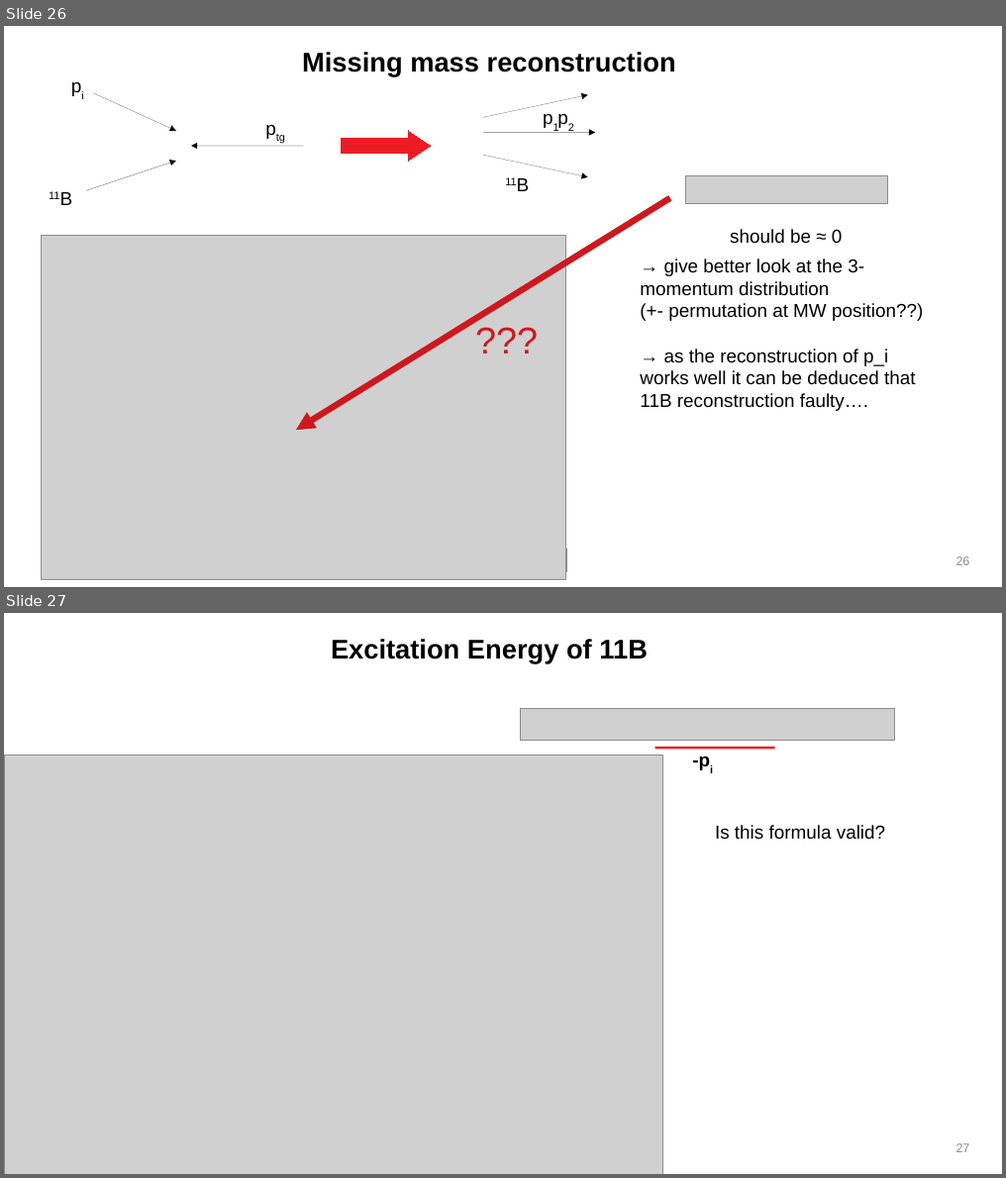
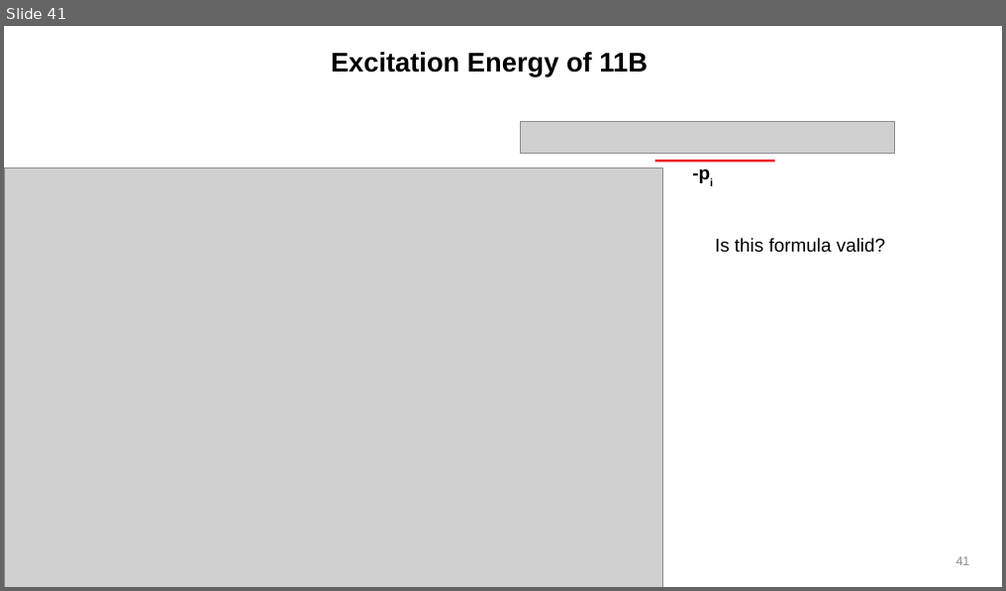
Before and after one commit to jenegger/2021_psi_pres, a slide deck: analysis.odp. Shown one above the other, each under a label of ours: slides 26 and 27 before the commit, slide 41 after it. The pictures are 1006x1178 and 1006x591 pixels, drawn with LibreOffice and Linux fonts; fonts in the diff are those of the drawing; grey boxes stand for pictures; background and template pictures are left out. Boxes give left, top, right and bottom in pixels: in the first picture for what was removed or moved away, otherwise in the second. Text is boxed around its words. In the diff, an @@ line names an element or a change of style, - is before the commit and + after.

```diff
--- a/analysis.odp
+++ b/analysis.odp
@@ slide 26 removed at bbox=[4, 26, 1002, 587], background #FFFFFF @@
@@ title removed at bbox=[302, 52, 676, 76] @@
-Missing mass reconstruction
@@ text removed at bbox=[63, 71, 139, 104] @@
-pi
@@ arrow removed from (94, 93) to (176, 131) @@
@@ text removed at bbox=[258, 113, 349, 146] @@
-ptg
@@ arrow removed from (483, 117) to (588, 95) @@
@@ text removed at bbox=[536, 102, 603, 135] @@
-p1
@@ text removed at bbox=[550, 102, 588, 135] @@
-p2
@@ right arrow removed at bbox=[341, 131, 431, 161] @@
@@ arrow removed from (483, 132) to (595, 132) @@
@@ arrow removed from (86, 190) to (176, 161) @@
@@ arrow removed from (303, 146) to (191, 146) @@
@@ arrow removed from (483, 155) to (588, 177) @@
@@ text removed at bbox=[498, 170, 550, 198] @@
-11B
@@ text removed at bbox=[42, 183, 116, 212] @@
-11B
@@ arrow removed from (670, 198) to (296, 430) @@
@@ picture removed at bbox=[686, 175, 887, 204] @@
@@ text removed at bbox=[730, 229, 843, 244] @@
-should be ≈ 0
@@ picture removed at bbox=[42, 236, 565, 580] @@
@@ text removed at bbox=[640, 259, 923, 411] @@
-→ give better look at the 3- momentum distribution
-(+- permutation at MW position??)
-→ as the reconstruction of p_i works well it can be deduced that 11B reconstruction faulty….
@@ ellipse removed at bbox=[881, 268, 891, 277] @@
@@ ellipse removed at bbox=[883, 277, 894, 288] @@
@@ text removed at bbox=[468, 313, 693, 363] @@
-???
@@ picture removed at bbox=[536, 549, 567, 572] @@
@@ page number removed at bbox=[956, 557, 970, 566] @@
-26
@@ what was slide 27 is now slide 41 @@
@@ page number at bbox=[956, 557, 970, 566]: text changed @@
-27
+41
```
Also in this commit, not shown: 8 slides changed, 15 slides added, 4 other slides removed, 7 other files.
